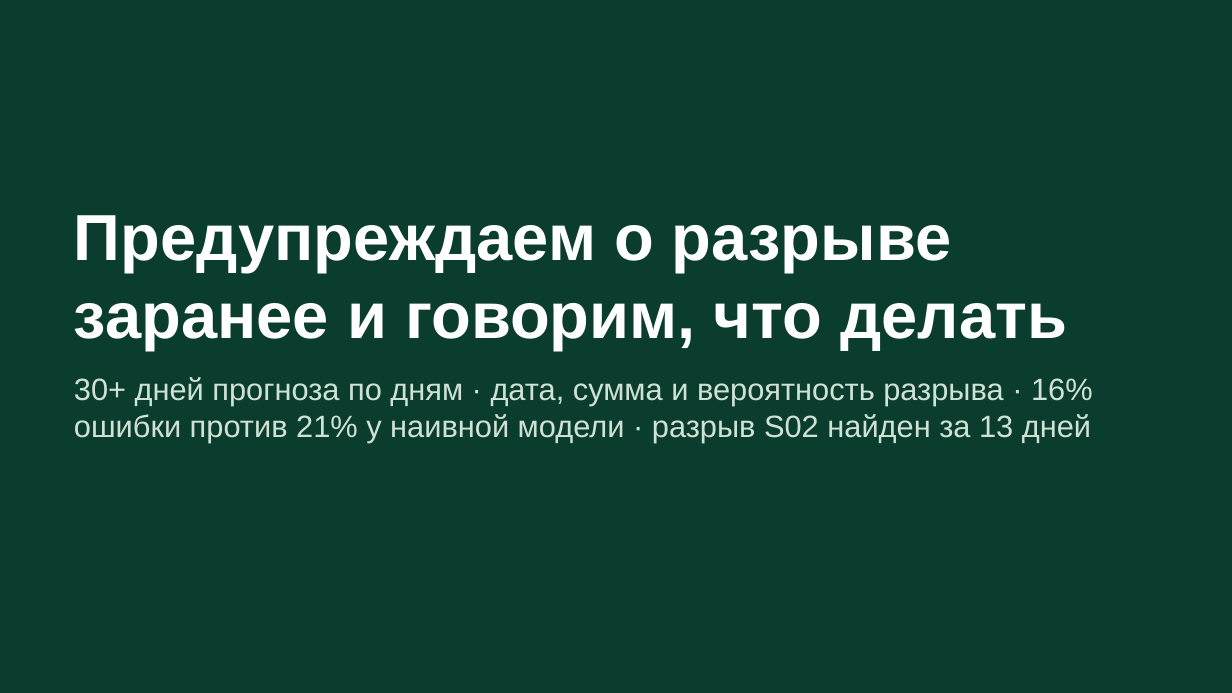
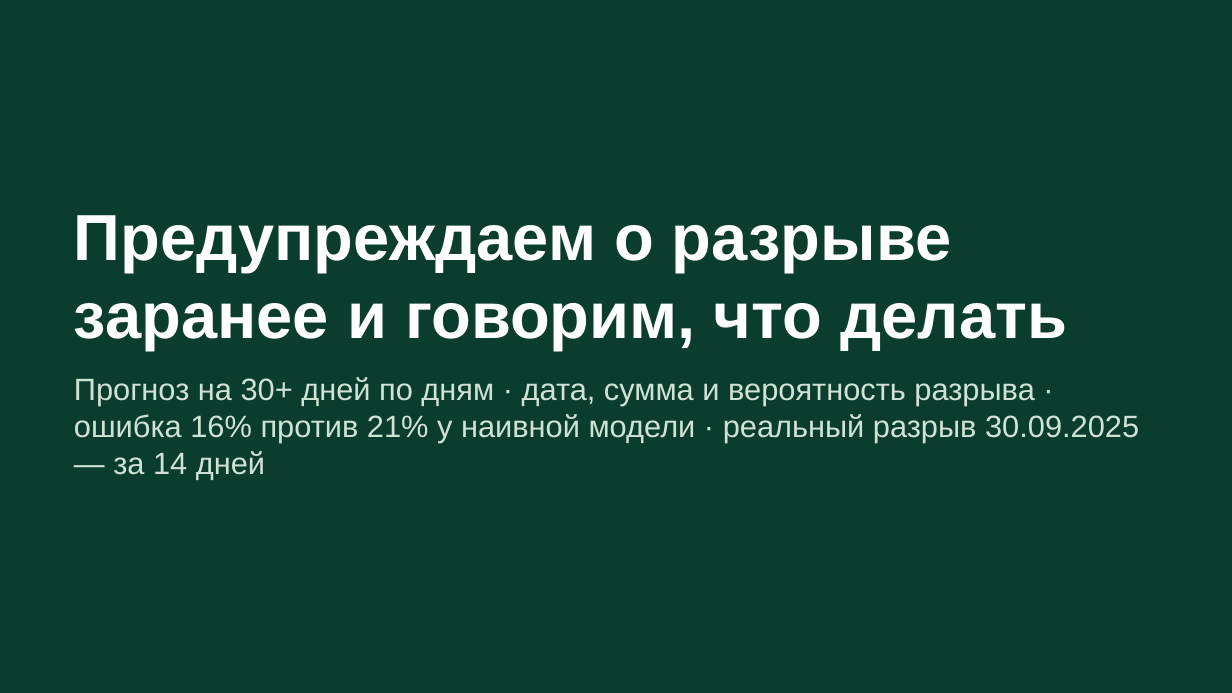
Before and after one commit to VaDex-web/cashflow, a slide deck: slide 11 of docs/presentation.pptx (slide 13 before the commit). Drawn at 1232x693 pixels with LibreOffice and Linux fonts; fonts in the diff are those of the drawing. Boxes give left, top, right and bottom in pixels: in the first picture for what was removed or moved away, otherwise in the second. Text is boxed around its words. In the diff, an @@ line names an element or a change of style, - is before the commit and + after.

```diff
--- a/docs/presentation.pptx
+++ b/docs/presentation.pptx
@@ text at [74, 377, 1139, 479]: text changed @@
-30+ дней прогноза по дням · дата, сумма и вероятность разрыва · 16% ошибки против 21% у наивной модели · разрыв S02 найден за 13 дней
+Прогноз на 30+ дней по дням · дата, сумма и вероятность разрыва · ошибка 16% против 21% у наивной модели · реальный разрыв 30.09.2025 — за 14 дней
```
Also in this commit, not shown: 6 other slides changed, 4 slides added, 6 slides removed, 23 other files.
